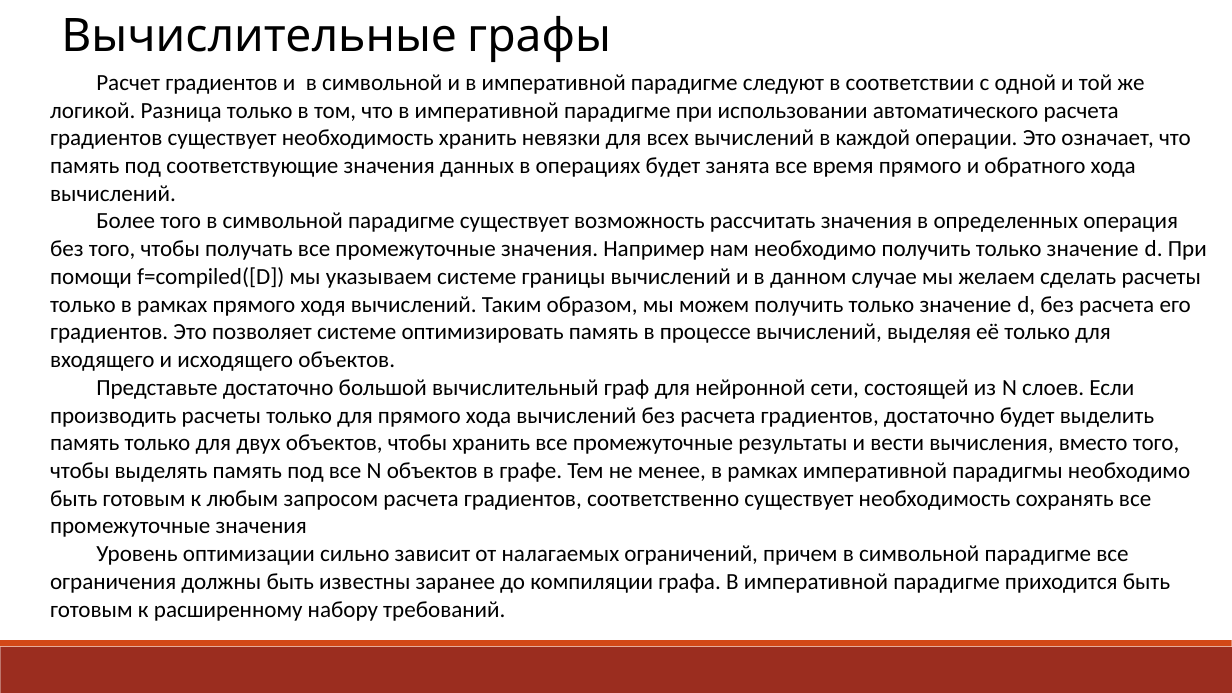
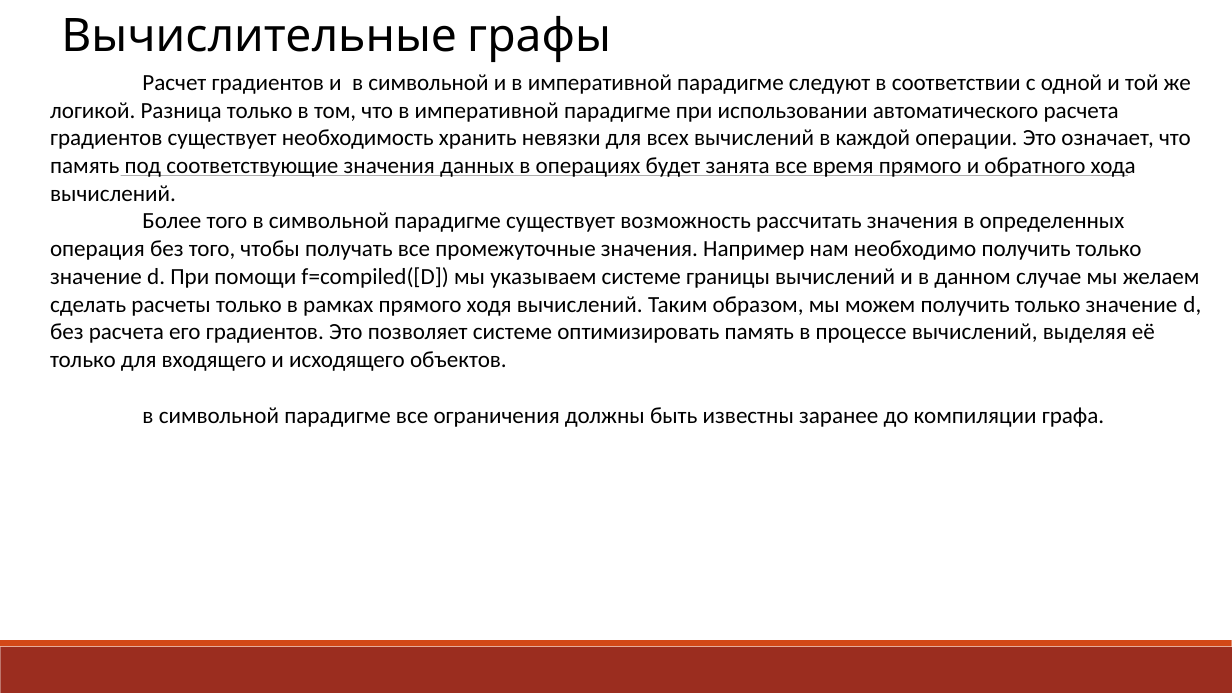
Before and after one commit to box1t/poor_monk, a slide deck: slide 15 of 7th_term/about_ai_course/ml/exam-frameworks/Лекция 8-тензоры.pptx (slide 22 before the commit). Drawn at 1232x693 pixels with LibreOffice and Linux fonts; fonts in the diff are those of the drawing. Boxes give left, top, right and bottom in pixels: in the first picture for what was removed or moved away, otherwise in the second. Text is boxed around its words. In the diff, an @@ line names an element or a change of style, - is before the commit and + after.

```diff
--- a/7th_term/about_ai_course/ml/exam-frameworks/Лекция 8-тензоры.pptx
+++ b/7th_term/about_ai_course/ml/exam-frameworks/Лекция 8-тензоры.pptx
@@ line added from (120, 176) to (1128, 176), #808080 0.5 pt @@
@@ text at <box>142,407,1104,427</box>: text changed @@
-Представьте достаточно большой вычислительный граф для нейронной сети, состоящей из N слоев. Если производить расчеты только для прямого хода вычислений без расчета градиентов, достаточно будет выделить память только для двух объектов, чтобы хранить все промежуточные результаты и вести вычисления, вместо того, чтобы выделять память под все N объектов в графе. Тем не менее, в рамках императивной парадигмы необходимо быть готовым к любым запросом расчета градиентов, соответственно существует необходимость сохранять все промежуточные значения
-Уровень оптимизации сильно зависит от налагаемых ограничений, причем в символьной парадигме все ограничения должны быть известны заранее до компиляции графа. В императивной парадигме приходится быть готовым к расширенному набору требований.
+в символьной парадигме все ограничения должны быть известны заранее до компиляции графа.
```
Also in this commit, not shown: 15 other slides changed, 1 slide added, 10 slides removed, 40 other files.
